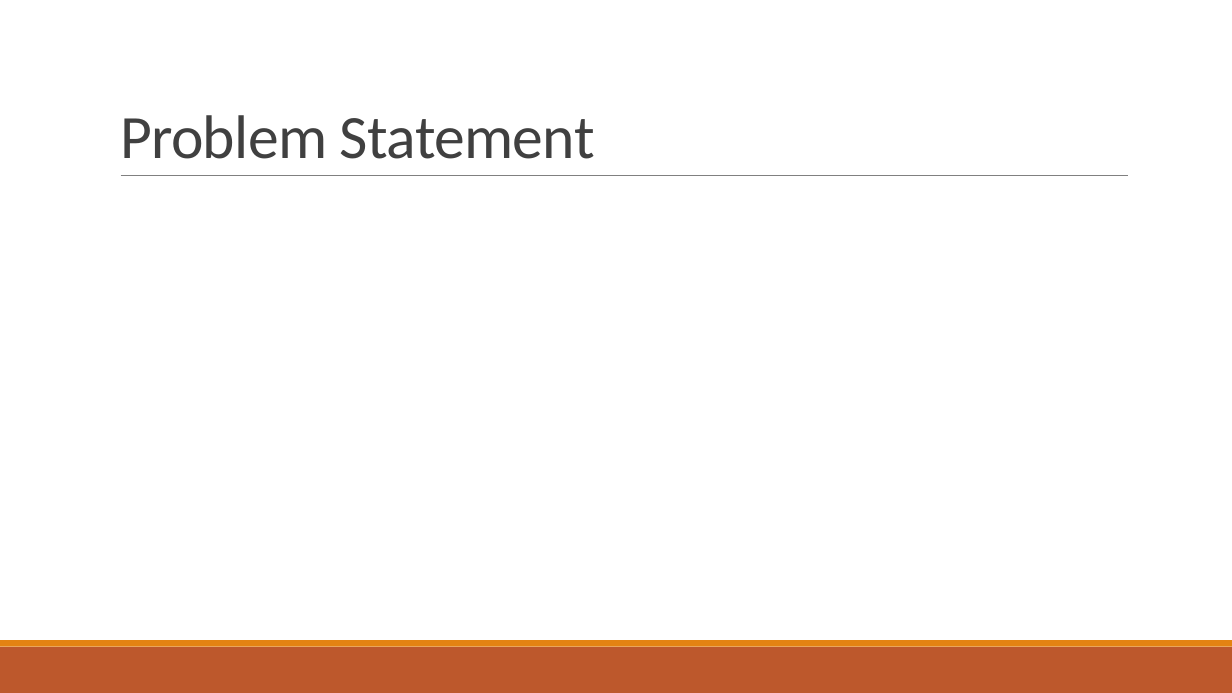
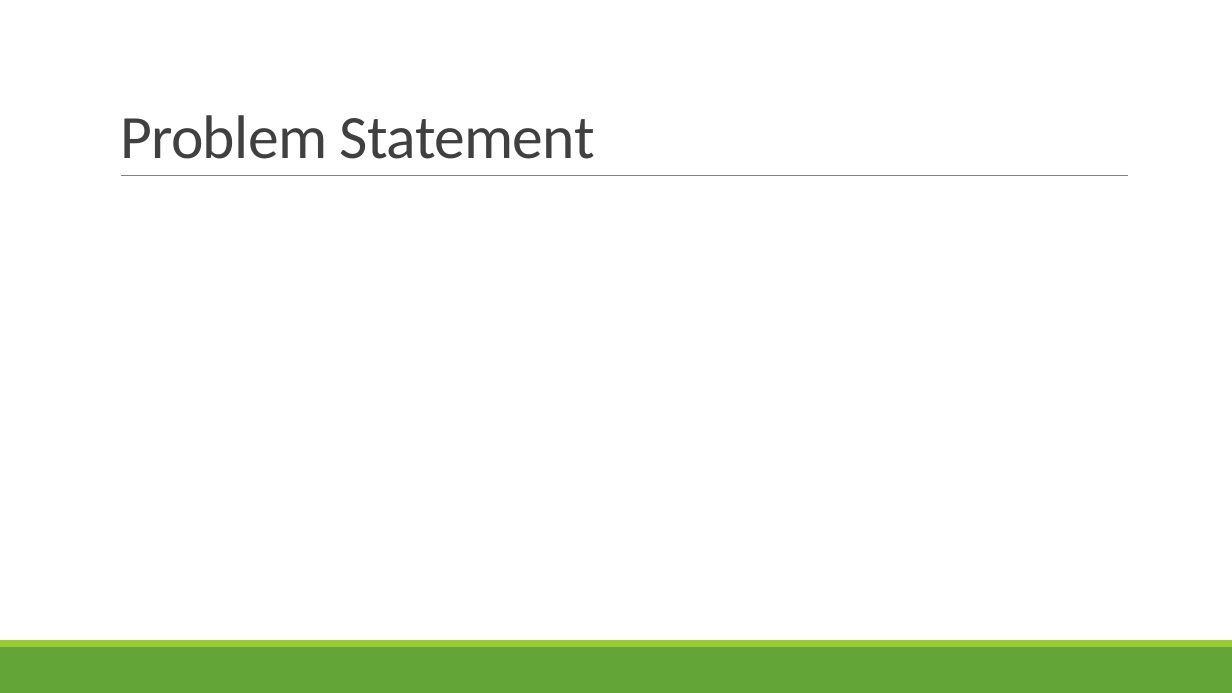
Before and after one commit to HimanshuKGP007/COV_Project, a slide deck: slide 5 of BTP_Files/PPT/BTP Presentation.pptx (slide 4 before the commit). Drawn at 1232x693 pixels with LibreOffice and Linux fonts; fonts in the diff are those of the drawing. Boxes give left, top, right and bottom in pixels: in the first picture for what was removed or moved away, otherwise in the second. Text is boxed around its words. In the diff, an @@ line names an element or a change of style, - is before the commit and + after.

```diff
--- a/BTP_Files/PPT/BTP Presentation.pptx
+++ b/BTP_Files/PPT/BTP Presentation.pptx
@@ rectangle at box(0, 647, 1232, 693): fill #BD582C to #63A537 @@
@@ rectangle at box(0, 640, 1232, 647): fill #E48312 to #99CB38 @@
```
Also in this commit, not shown: 2 other slides changed, 2 slides added, 1 slide removed, 1 other file.
